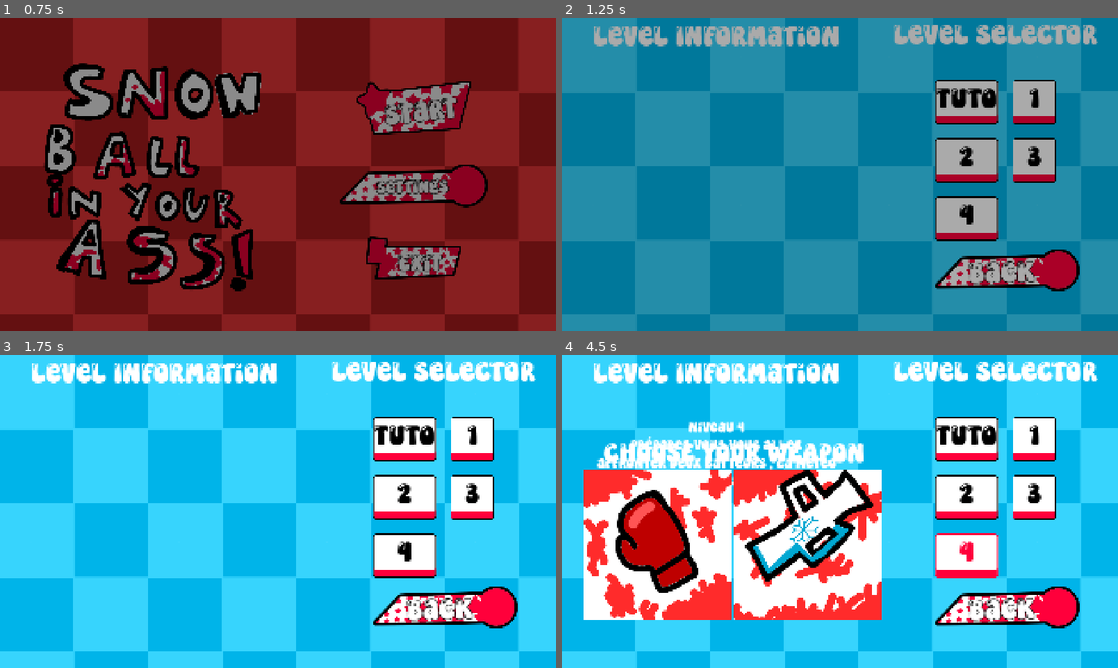
Above: before the commit, frames 1-4 (two rows, left to right).
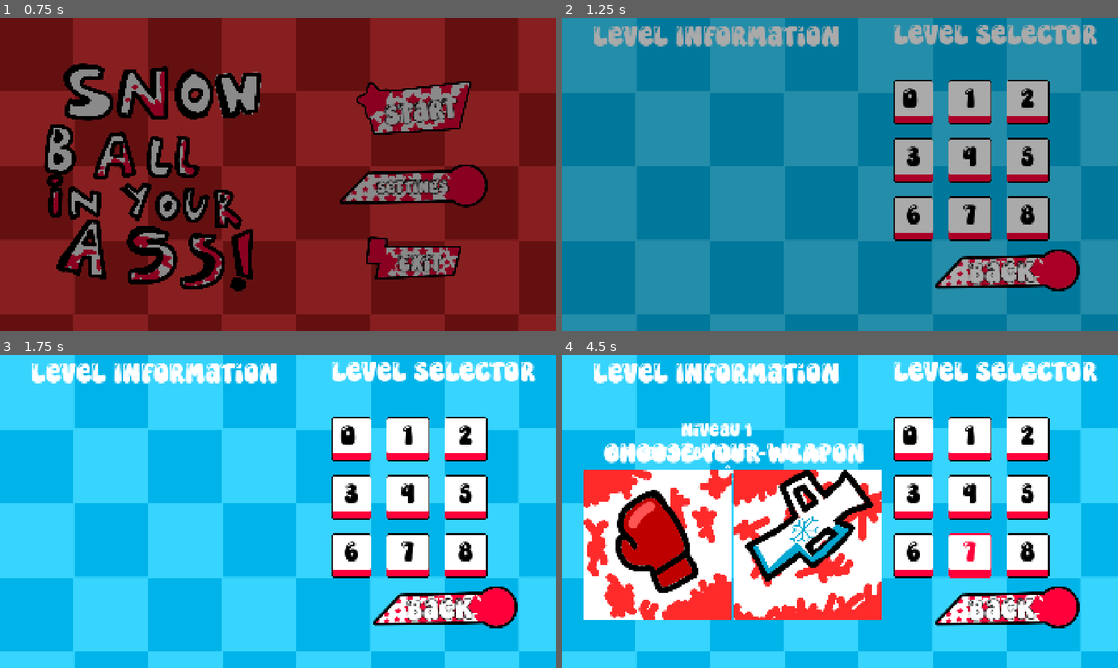
Above: after the commit, the same moments.

Repository: GuiDev-bit/Winter-Game-Jam
Game: Godot game, scene res://scenes/ui/main_menu.tscn
Same seed, same stepped clock (60 frames per second), same inputs: the game is played once before the commit and once after it.
Inputs (mouse positions are in pixels of both pictures, inside the frame that each line leads up to):
- Up to frame 1 (0.75 s): click "Start" at 0.5 s
- Up to frame 2 (1.25 s): no input
- Up to frame 3 (1.75 s): click "TUTO" (after the commit: "0") at 1.25 s
- Up to frame 4 (4.5 s): click "1" at 2 s; click (1029, 498) at 2.75 s, where only the run after the commit has a clickable "5"; click (912, 555) at 3.5 s, where only the run after the commit has a clickable "6"; click (967, 555) at 4.25 s, where only the run after the commit has a clickable "7"

Frame 1 is identical in both runs. In frame 2, 7.5% of the frame differs, in the area x 59-89%, y 19-72%; in frame 3, 7.5%; in frame 4, 9.8%, in the area x 6-89%, y 19-72%.

Commit message:
ajouté niveaux blablabla

Diff:
--- a/scenes/ui/level_selector.tscn
+++ b/scenes/ui/level_selector.tscn
@@ -53,17 +53,15 @@
 
 [node name="GridContainer" type="GridContainer" parent="PanelContainer/Control/Level Selector" unique_id=205284586]
 layout_mode = 2
-size_flags_horizontal = 4
-size_flags_vertical = 4
 theme_override_constants/h_separation = 50
 theme_override_constants/v_separation = 50
-columns = 2
+columns = 3
 
 [node name="Button3" type="Button" parent="PanelContainer/Control/Level Selector/GridContainer" unique_id=493085090]
 layout_mode = 2
 theme = ExtResource("1_lhagn")
 theme_override_font_sizes/font_size = 100
-text = "TUTO"
+text = " 0  "
 
 [node name="Button" type="Button" parent="PanelContainer/Control/Level Selector/GridContainer" unique_id=689046480]
 custom_minimum_size = Vector2(150, 0)
@@ -89,6 +87,26 @@
 theme_override_font_sizes/font_size = 100
 text = "4
 "
+
+[node name="Button6" type="Button" parent="PanelContainer/Control/Level Selector/GridContainer" unique_id=670323784]
+layout_mode = 2
+theme_override_font_sizes/font_size = 100
+text = "5"
+
+[node name="Button7" type="Button" parent="PanelContainer/Control/Level Selector/GridContainer" unique_id=1577062536]
+layout_mode = 2
+theme_override_font_sizes/font_size = 100
+text = "6"
+
+[node name="Button8" type="Button" parent="PanelContainer/Control/Level Selector/GridContainer" unique_id=599741222]
+layout_mode = 2
+theme_override_font_sizes/font_size = 100
+text = "7"
+
+[node name="Button9" type="Button" parent="PanelContainer/Control/Level Selector/GridContainer" unique_id=431133377]
+layout_mode = 2
+theme_override_font_sizes/font_size = 100
+text = "8"
 
 [node name="Back" type="TextureButton" parent="PanelContainer/Control" unique_id=843049220]
 custom_minimum_size = Vector2(500, 200)
@@ -139,7 +157,7 @@
 
 [node name="DesciptionLabel" type="Label" parent="PanelContainer/Control/Level Info" unique_id=760927917]
 layout_mode = 2
-theme_override_font_sizes/font_size = 50
+theme_override_font_sizes/font_size = 65
 horizontal_alignment = 1
 autowrap_mode = 2
 
@@ -200,6 +218,10 @@
 [connection signal="pressed" from="PanelContainer/Control/Level Selector/GridContainer/Button2" to="." method="_on_button_2_pressed"]
 [connection signal="pressed" from="PanelContainer/Control/Level Selector/GridContainer/Button4" to="." method="_on_button_4_pressed"]
 [connection signal="pressed" from="PanelContainer/Control/Level Selector/GridContainer/Button5" to="." method="_on_button_5_pressed"]
+[connection signal="pressed" from="PanelContainer/Control/Level Selector/GridContainer/Button6" to="." method="_on_button_6_pressed"]
+[connection signal="pressed" from="PanelContainer/Control/Level Selector/GridContainer/Button7" to="." method="_on_button_7_pressed"]
+[connection signal="pressed" from="PanelContainer/Control/Level Selector/GridContainer/Button8" to="." method="_on_button_8_pressed"]
+[connection signal="pressed" from="PanelContainer/Control/Level Selector/GridContainer/Button9" to="." method="_on_button_9_pressed"]
 [connection signal="pressed" from="PanelContainer/Control/Back" to="." method="_on_back_pressed"]
 [connection signal="pressed" from="PanelContainer/Control/WeaponChoice/BtnGloves" to="." method="_on_btn_gloves_pressed"]
 [connection signal="pressed" from="PanelContainer/Control/WeaponChoice/BtnCanon" to="." method="_on_btn_canon_pressed"]
--- /dev/null
+++ b/script/Ressources/level_5.tres
@@ -0,0 +1,11 @@
+[gd_resource type="Resource" script_class="LevelData" format=3 uid="uid://kjrmc8ncnlhj"]
+
+[ext_resource type="Script" uid="uid://dftm4j2bj838b" path="res://script/Ressources/Leveldata.gd" id="1_0p2jj"]
+[ext_resource type="PackedScene" uid="uid://dhxrob07wfllc" path="res://scenes/arena/arena.tscn" id="1_0uden"]
+
+[resource]
+script = ExtResource("1_0p2jj")
+level_description = "Deux batteurs !!!"
+map_scene = ExtResource("1_0uden")
+batteur_count = 2
+metadata/_custom_type_script = "uid://dftm4j2bj838b"
--- /dev/null
+++ b/script/Ressources/level_7.tres
@@ -0,0 +1,11 @@
+[gd_resource type="Resource" script_class="LevelData" format=3 uid="uid://dxijxpf7c7q87"]
+
+[ext_resource type="PackedScene" uid="uid://dhxrob07wfllc" path="res://scenes/arena/arena.tscn" id="1_ns6a3"]
+[ext_resource type="Script" uid="uid://dftm4j2bj838b" path="res://script/Ressources/Leveldata.gd" id="1_o1ge1"]
+
+[resource]
+script = ExtResource("1_o1ge1")
+level_description = "3 is better than 2"
+map_scene = ExtResource("1_ns6a3")
+batteur_count = 3
+metadata/_custom_type_script = "uid://dftm4j2bj838b"
--- /dev/null
+++ b/script/Ressources/level_8.tres
@@ -0,0 +1,13 @@
+[gd_resource type="Resource" script_class="LevelData" format=3 uid="uid://tyhq0osjog1s"]
+
+[ext_resource type="Script" uid="uid://dftm4j2bj838b" path="res://script/Ressources/Leveldata.gd" id="1_h6x5t"]
+[ext_resource type="PackedScene" uid="uid://dhxrob07wfllc" path="res://scenes/arena/arena.tscn" id="1_mx31r"]
+
+[resource]
+script = ExtResource("1_h6x5t")
+level_description = "WTF !"
+map_scene = ExtResource("1_mx31r")
+batteur_count = 2
+boxeur_count = 1
+canon_count = 2
+metadata/_custom_type_script = "uid://dftm4j2bj838b"
--- /dev/null
+++ b/script/Ressources/levl_6.tres
@@ -0,0 +1,13 @@
+[gd_resource type="Resource" script_class="LevelData" format=3 uid="uid://b31400ytrdkn7"]
+
+[ext_resource type="PackedScene" uid="uid://dhxrob07wfllc" path="res://scenes/arena/arena.tscn" id="1_7tcfv"]
+[ext_resource type="Script" uid="uid://dftm4j2bj838b" path="res://script/Ressources/Leveldata.gd" id="1_v3k27"]
+
+[resource]
+script = ExtResource("1_v3k27")
+level_description = "Une équipe du tonnerre"
+map_scene = ExtResource("1_7tcfv")
+max_storm_level = 2
+batteur_count = 2
+boxeur_count = 1
+metadata/_custom_type_script = "uid://dftm4j2bj838b"
--- a/script/ui/level_selector.gd
+++ b/script/ui/level_selector.gd
@@ -92,3 +92,19 @@
 
 func _on_back_pressed() -> void:
 	Transition.change_scene("res://scenes/ui/main_menu.tscn")
+
+
+func _on_button_6_pressed() -> void:
+	_select_level("res://script/Ressources/level_5.tres")
+
+
+func _on_button_7_pressed() -> void:
+	_select_level("res://script/Ressources/levl_6.tres")
+
+
+func _on_button_8_pressed() -> void:
+	_select_level("res://script/Ressources/level_7.tres")
+
+
+func _on_button_9_pressed() -> void:
+	_select_level("res://script/Ressources/level_8.tres")
Not shown, changed: export_presets.cfg
Binary file added: new_build/index.apple-touch-icon.png
Not shown, added: new_build/index.apple-touch-icon.png.import
Binary file added: new_build/index.icon.png
Not shown, added: new_build/index.icon.png.import
Binary file added: new_build/index.png
Not shown, added: new_build/index.png.import
Binary file added: web/index2.apple-touch-icon.png
Not shown, added: web/index2.apple-touch-icon.png.import
Binary file added: web/index2.icon.png
Not shown, added: web/index2.icon.png.import
Binary file added: web/index2.png
(and 16 more such lines)
